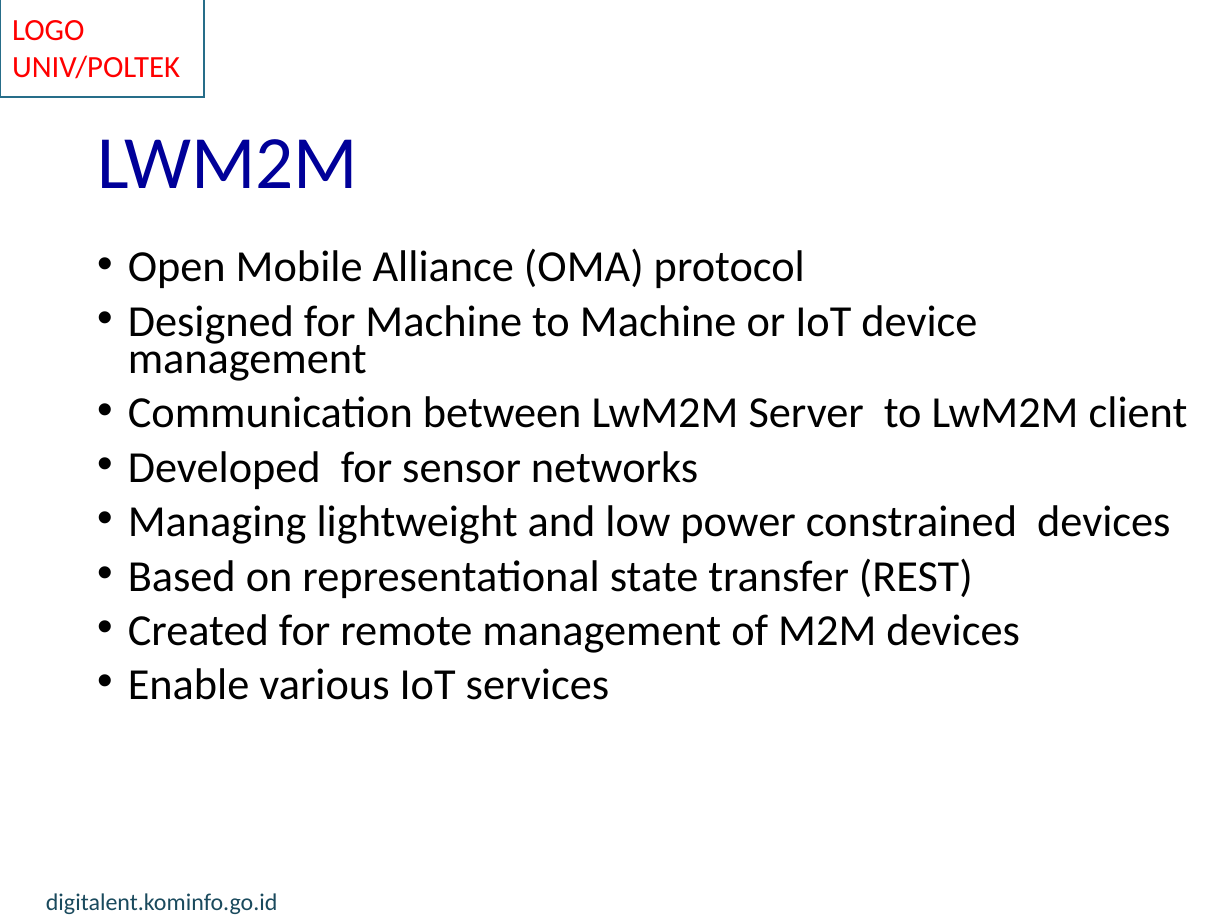
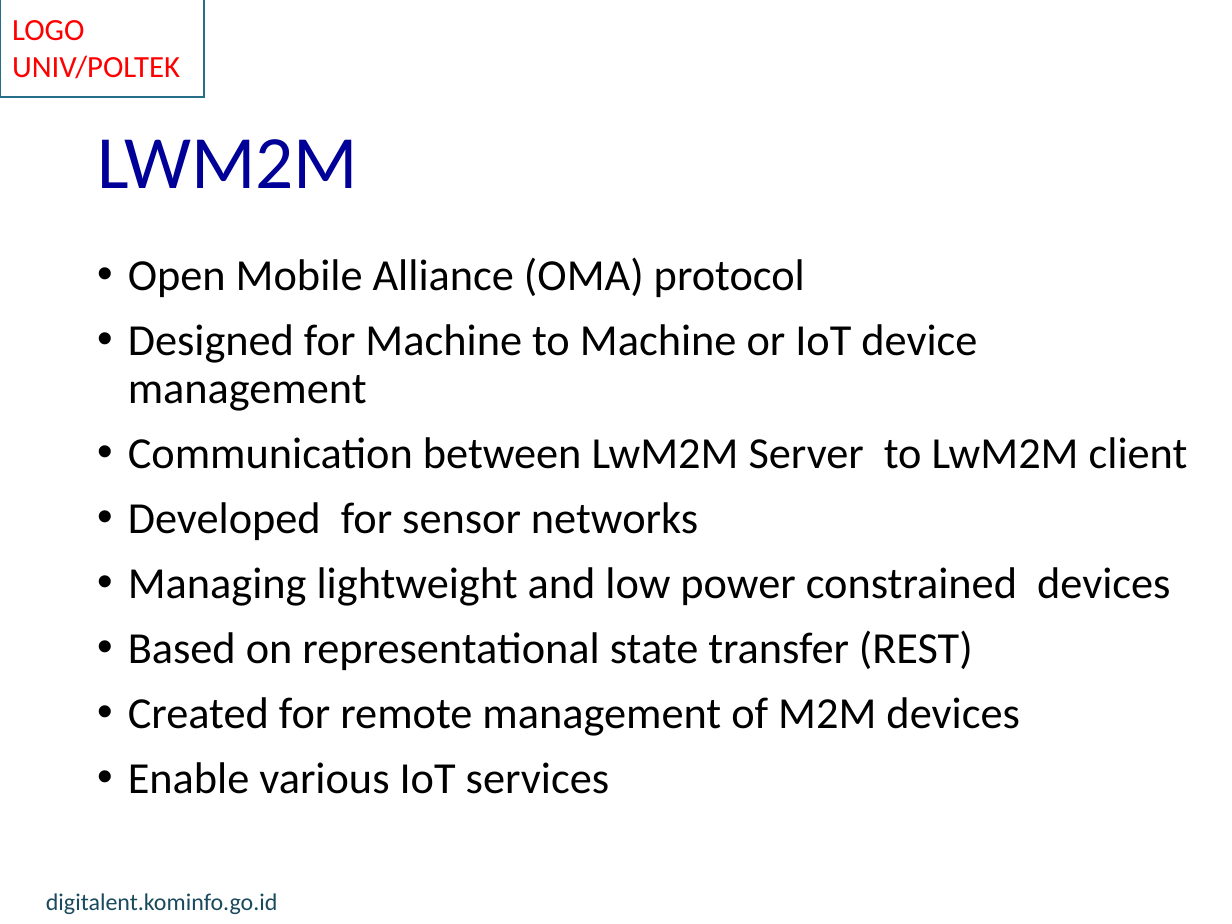
Before and after one commit to munif/materi-iot, a slide deck: slide 12 of IoT - 28 - Assets & Devices Management/IoT - 28 - IoT Asset and Device Management.pptx. Drawn at 1232x924 pixels with LibreOffice and Linux fonts; fonts in the diff are those of the drawing; background and template pictures are left out. Boxes give left, top, right and bottom in pixels: in the first picture for what was removed or moved away, otherwise in the second. Text is boxed around its words. In the diff, an @@ line names an element or a change of style, - is before the commit and + after.

```diff
--- a/IoT - 28 - Assets & Devices Management/IoT - 28 - IoT Asset and Device Management.pptx
+++ b/IoT - 28 - Assets & Devices Management/IoT - 28 - IoT Asset and Device Management.pptx
@@ text "Open Mobile Alliance (OMA) protocol" at [128, 257, 1188, 794]: line spacing 0.7 to 0.9 @@
```
Also in this commit, not shown: 3 other slides changed, 2 slides added, 4 other files.
